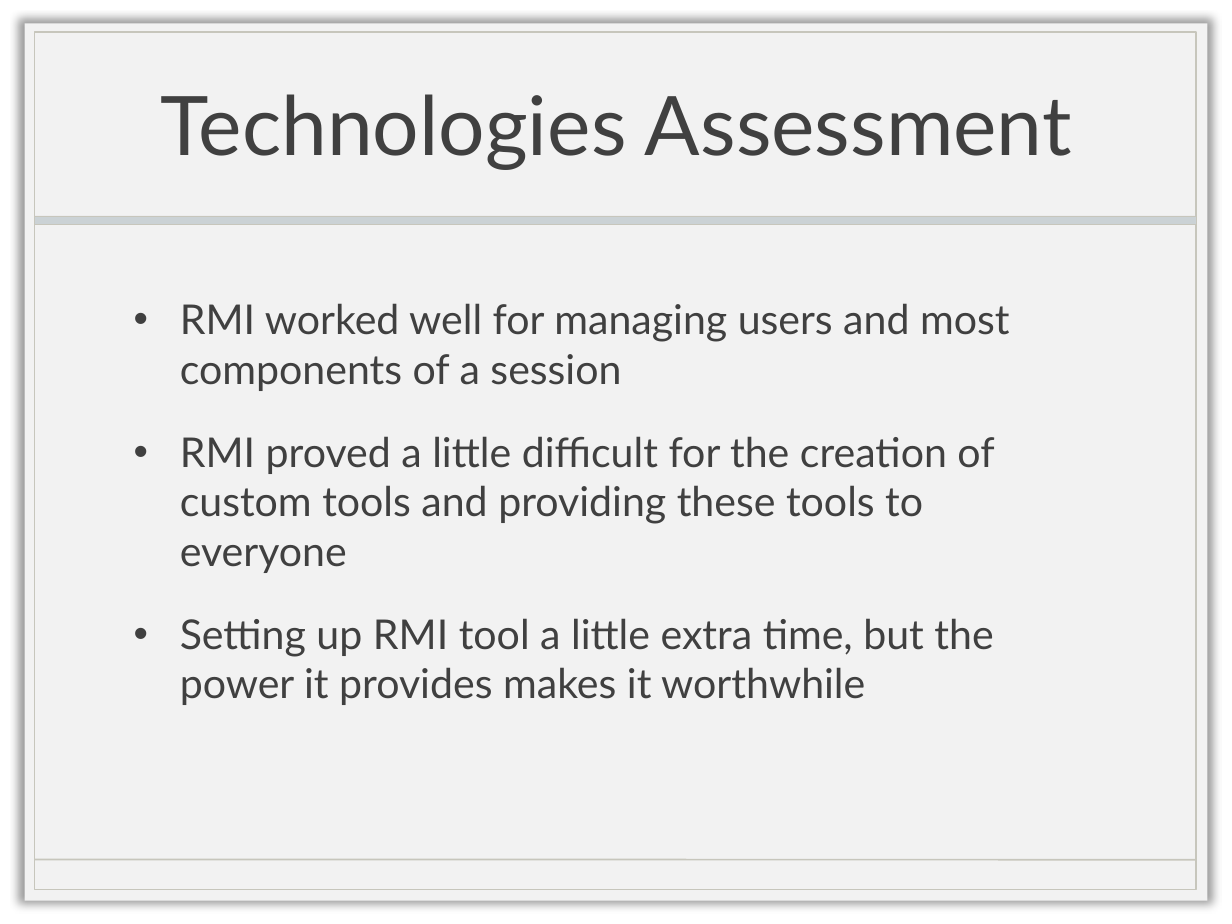
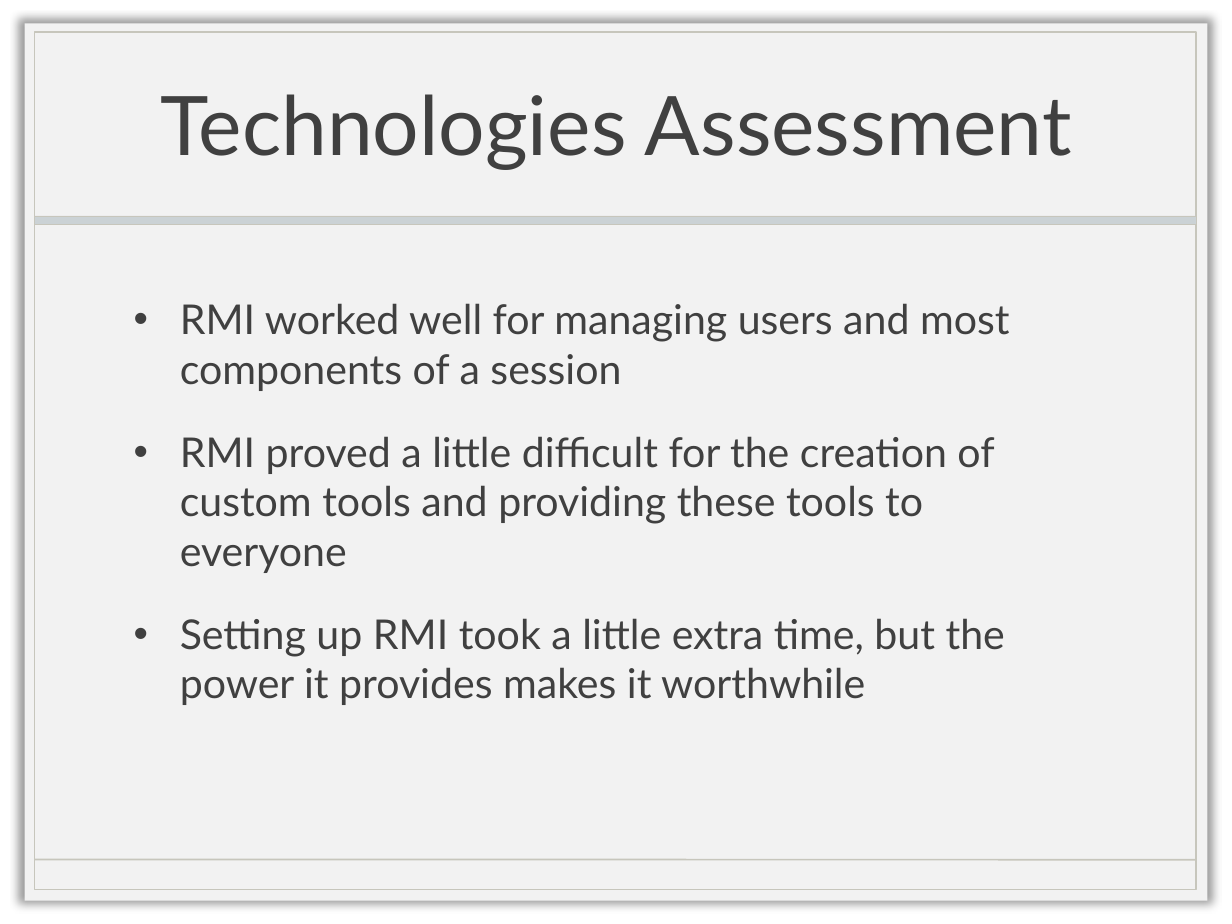
Before and after one commit to multidraw/MultiDraw, a slide deck: slide 3 of docs/FinalPresentation.pptx. Drawn at 1232x924 pixels with LibreOffice and Linux fonts; fonts in the diff are those of the drawing; background and template pictures are left out. Boxes give left, top, right and bottom in pixels: in the first picture for what was removed or moved away, otherwise in the second. Text is boxed around its words. In the diff, an @@ line names an element or a change of style, - is before the commit and + after.

Commit message:
changed ppt

```diff
--- a/docs/FinalPresentation.pptx
+++ b/docs/FinalPresentation.pptx
@@ text at [180, 618, 1005, 705]: text changed @@
-• Setting up RMI tool a little extra time, but the power it provides makes it worthwhile
+• Setting up RMI took a little extra time, but the power it provides makes it worthwhile
```
Also in this commit, not shown: 1 other slide changed.
